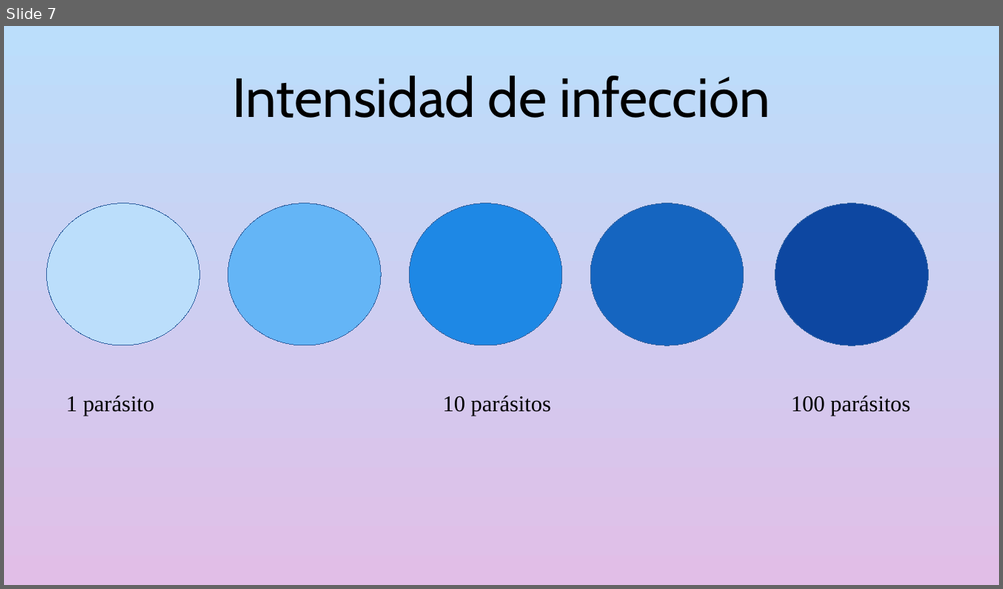
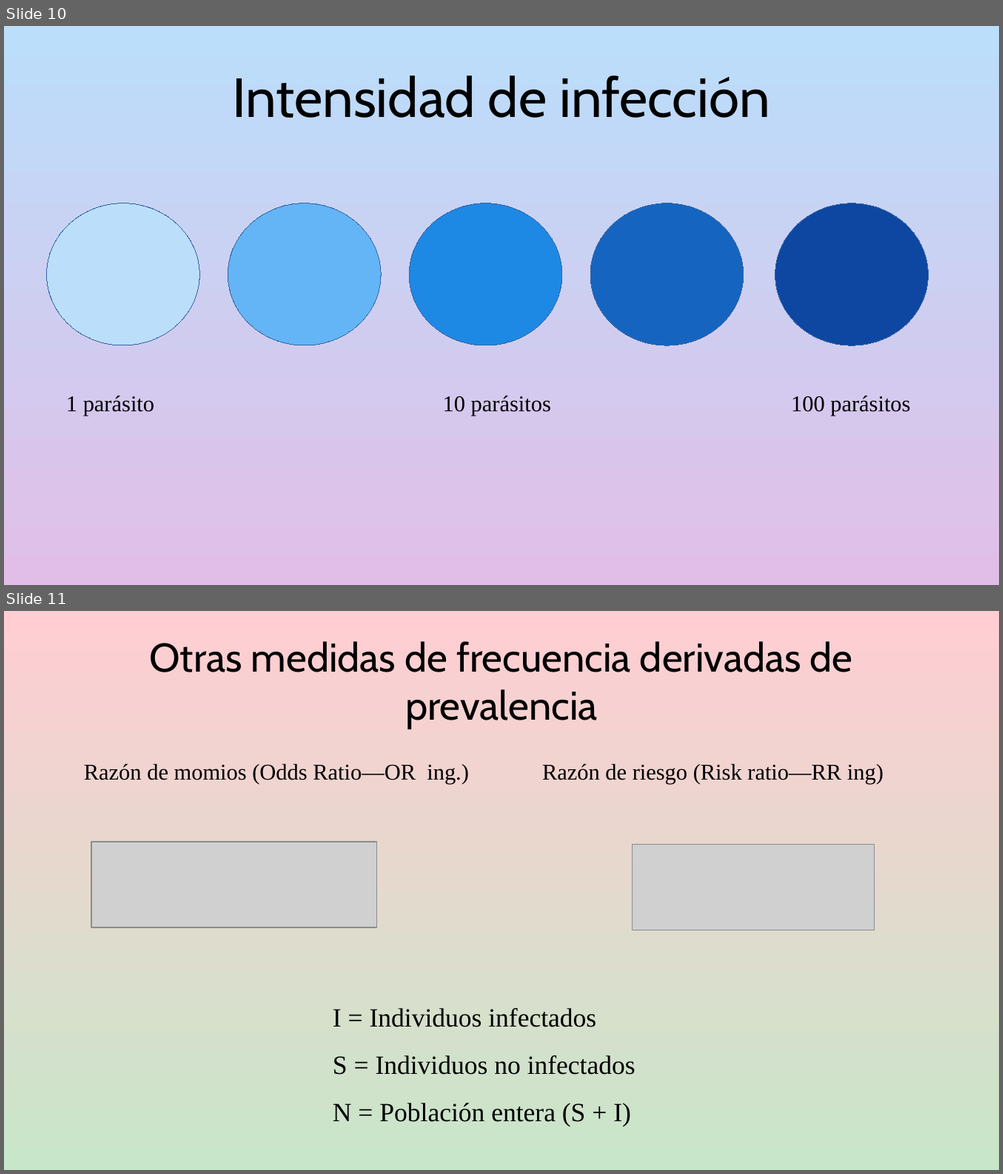
Before and after one commit to gerardommc/Medicina-Cons, a slide deck: Epidemiologia-basica.odp. Shown one above the other, each under a label of ours: slide 7 before the commit, slides 10 and 11 after it. The pictures are 1003x589 and 1003x1174 pixels, drawn with LibreOffice and Linux fonts; fonts in the diff are those of the drawing; grey boxes stand for pictures. Boxes give left, top, right and bottom in pixels: in the first picture for what was removed or moved away, otherwise in the second. Text is boxed around its words. In the diff, an @@ line names an element or a change of style, - is before the commit and + after.

```diff
--- a/Epidemiologia-basica.odp
+++ b/Epidemiologia-basica.odp
@@ slide 11 added at [4, 611, 999, 1170], background gradient #FFCDD2 to #C8E6C9 @@
@@ title added at [149, 641, 853, 729], 32 pt, text #000000 @@
+Otras medidas de frecuencia derivadas de prevalencia
@@ text added at [84, 763, 469, 784], 18 pt, text #000000 @@
+Razón de momios (Odds Ratio—OR ing.)
@@ text added at [542, 763, 883, 784], 18 pt, text #000000 @@
+Razón de riesgo (Risk ratio—RR ing)
@@ picture added at [91, 842, 378, 928] @@
@@ picture added at [632, 845, 875, 931] @@
@@ text added at [333, 1008, 635, 1127], 21 pt, text #000000 @@
+I = Individuos infectados
+S = Individuos no infectados
+N = Población entera (S + I)
@@ what was slide 7 is now slide 10 @@
```
Also in this commit, not shown: 4 slides changed, 8 other slides added, 1 slide removed, 7 other files.
